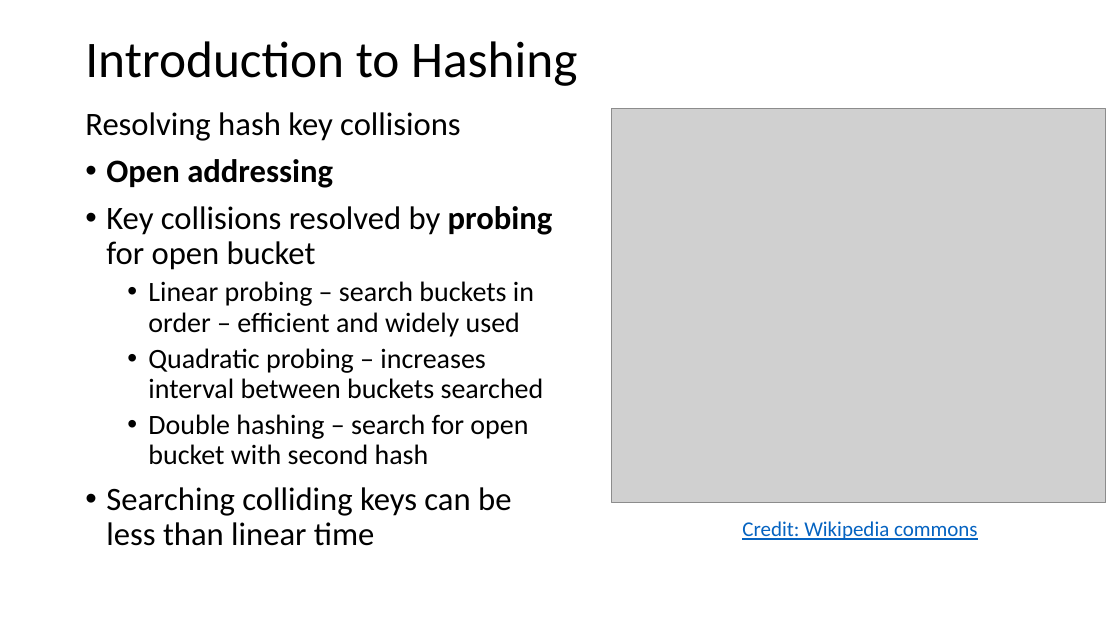
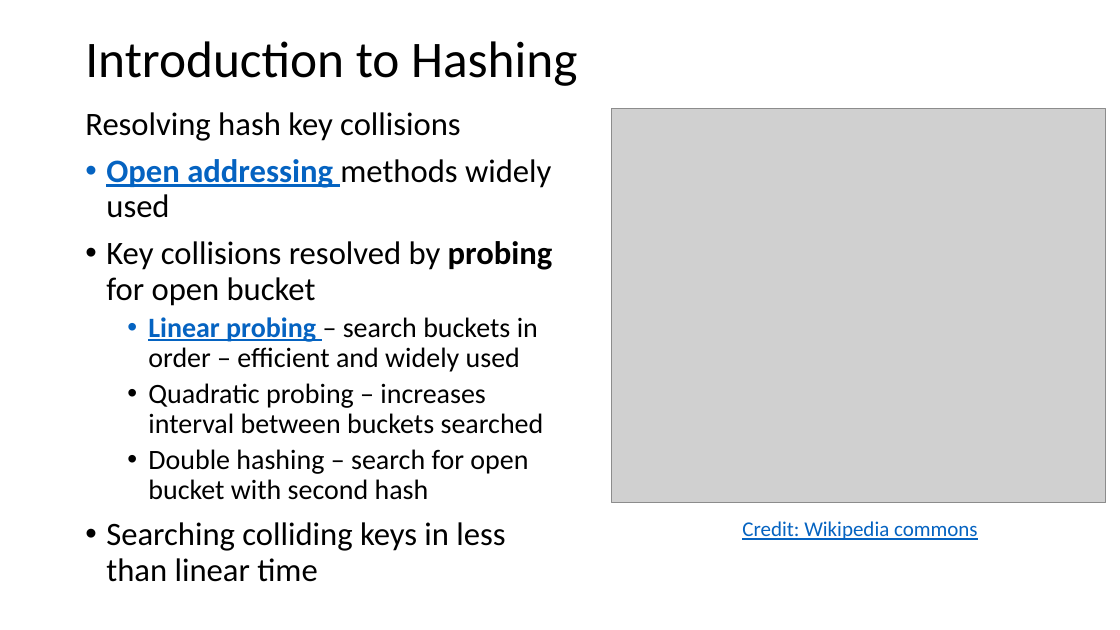
Before and after one commit to harelgabainew/school1, a slide deck: slide 45 of slides/1_Introduction.pptx (slide 43 before the commit). Drawn at 1120x630 pixels with LibreOffice and Linux fonts; fonts in the diff are those of the drawing; grey boxes stand for pictures. Boxes give left, top, right and bottom in pixels: in the first picture for what was removed or moved away, otherwise in the second. Text is boxed around its words. In the diff, an @@ line names an element or a change of style, - is before the commit and + after.

```diff
--- a/slides/1_Introduction.pptx
+++ b/slides/1_Introduction.pptx
@@ text at (x1=106, y1=159, x2=551, y2=218): text changed; bold off @@
-• Open addressing
+• Open addressing methods widely used
@@ text at (x1=148, y1=317, x2=538, y2=372): text colour #000000 to #0563C1, bold on, underline on in "Linear probing" @@
@@ text at (x1=106, y1=522, x2=505, y2=582): text changed @@
-• Searching colliding keys can be less than linear time
+• Searching colliding keys in less than linear time
```
Also in this commit, not shown: 12 other slides changed, 2 slides added.
